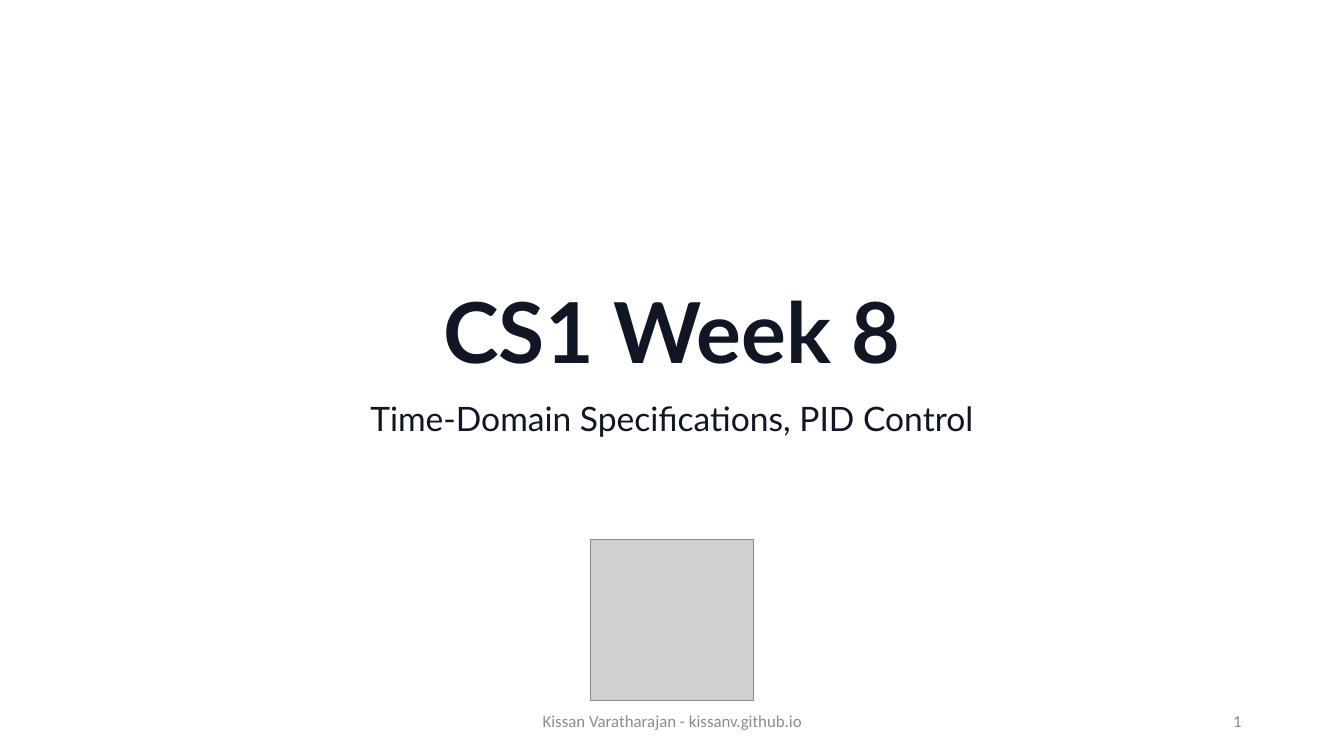
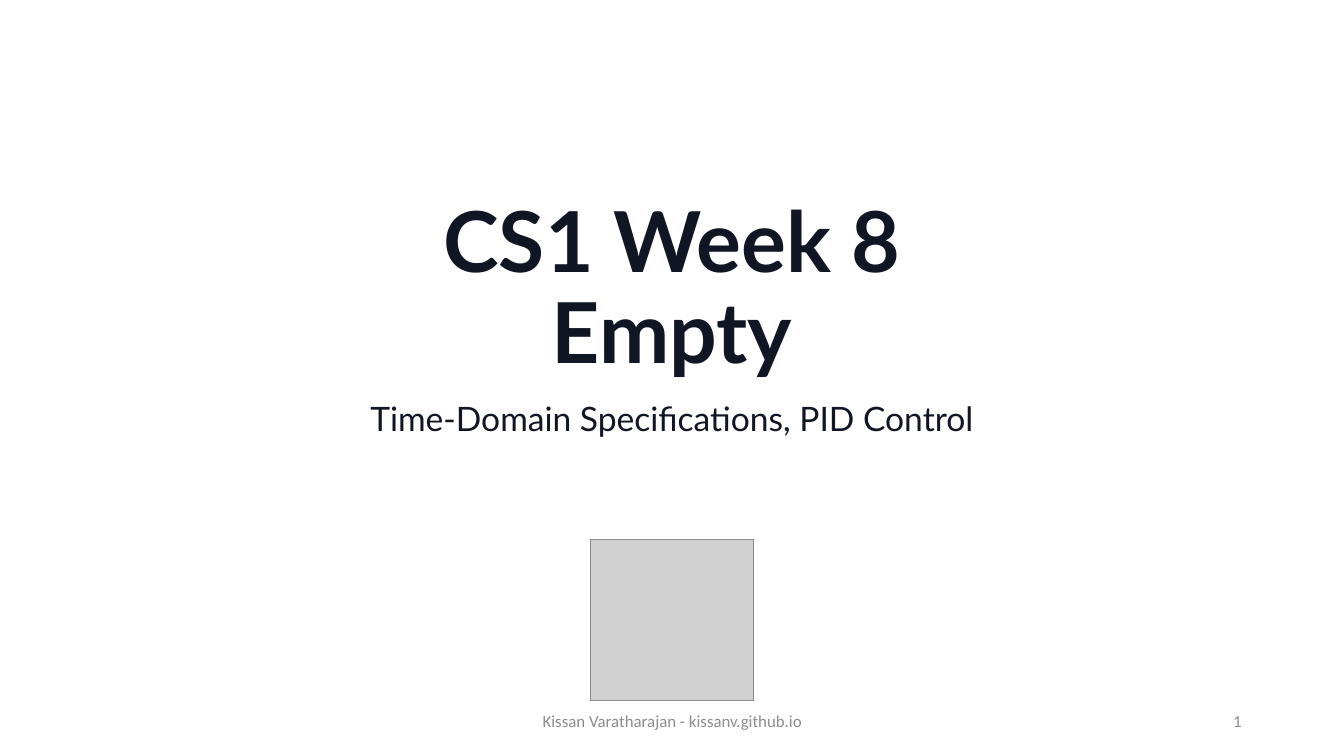
Before and after one commit to KissanV/KissanV.github.io, a slide deck: slide 1 of pdfs/CS1/CS1_Week8_empty.pptx. Drawn at 1344x756 pixels with LibreOffice and Linux fonts; fonts in the diff are those of the drawing; grey boxes stand for pictures; background and template pictures are left out. Boxes give left, top, right and bottom in pixels: in the first picture for what was removed or moved away, otherwise in the second. Text is boxed around its words. In the diff, an @@ line names an element or a change of style, - is before the commit and + after.

```diff
--- a/pdfs/CS1/CS1_Week8_empty.pptx
+++ b/pdfs/CS1/CS1_Week8_empty.pptx
@@ title at (443,209,901,377): text changed @@
-CS1 Week 8
+CS1 Week 8
+Empty
```
Also in this commit, not shown: 5 other slides changed, 2 slides removed, 1 other file.
